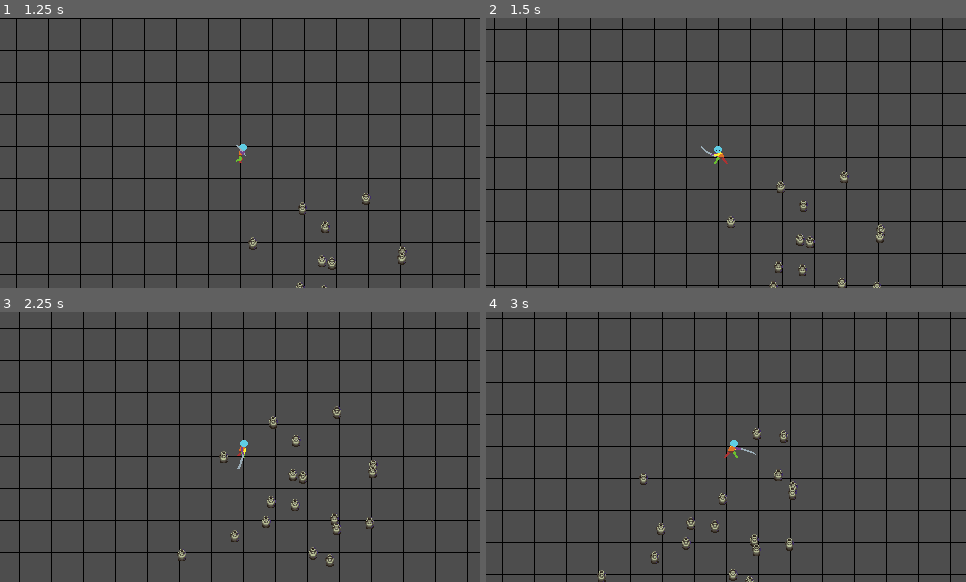
Above: before the commit, frames 1-4 (two rows, left to right).
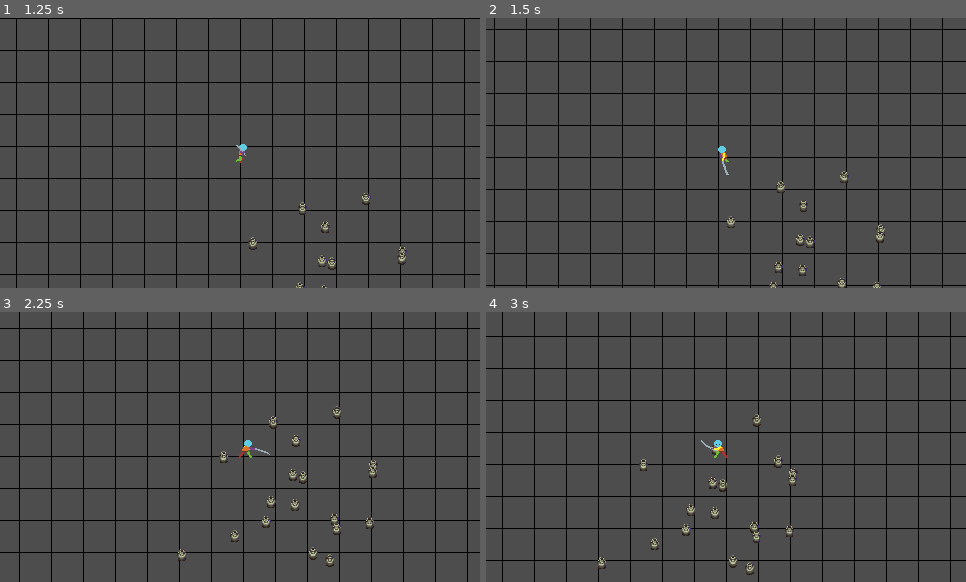
Above: after the commit, the same moments.

Repository: snowfrogdev/game-off-2024
Game: Godot game, scene res://main.tscn
The game is run twice, just before and just after one commit, with the same random seed, the same clock (stepped at 60 frames per second) and the same inputs.
Inputs (mouse positions are in pixels of both pictures, inside the frame that each line leads up to):
- Up to frame 1 (1.25 s): tap Enter at 0.5 s; move the mouse to (345, 139) at 0.52 s; hold D (Move Right) from 0.53 s (still down); click (345, 139) at 0.6 s
- Up to frame 2 (1.5 s): move the mouse to (630, 166) at 1.27 s; release D (Move Right) at 1.28 s; hold S (Move Down) from 1.28 s (still down); click (630, 166) at 1.35 s
- Up to frame 3 (2.25 s): move the mouse to (288, 387) at 2.02 s; release S (Move Down) at 2.03 s; hold D (Move Right) from 2.03 s (still down); click (288, 387) at 2.1 s
- Up to frame 4 (3 s): move the mouse to (702, 501) at 2.77 s; release D (Move Right) at 2.78 s; hold W (Move Up) from 2.78 s (still down); click (702, 501) at 2.85 s

Frame 1 is identical in both runs. In frame 2, 0.2% of the frame differs, in the area x 44-51%, y 47-59%; in frame 3, 0.2%; in frame 4, 7.8%, in the area x 0-100%, y 2-100%.

Commit message:
Refactor player movement and attack handling for improved responsiveness and animation synchronization

Diff:
--- a/player.gd
+++ b/player.gd
@@ -13,20 +13,19 @@
     $AttackAreas/SwordAttackUpArea.connect("area_entered", Callable(self, "_on_attack_area_entered"))
     $AttackAreas/SwordAttackDownArea.connect("area_entered", Callable(self, "_on_attack_area_entered"))
 
-
 func _process(_delta: float) -> void:
-  input = Input.get_vector("Move Left", "Move Right", "Move Up", "Move Down")
-  input = input.normalized()
-  if input != Vector2.ZERO and state != "attacking":
-    state = "moving"
-  elif state != "attacking":
-    state = "idle"
-  if state == "idle" or state == "moving":
-    update_animations()
+    input = Input.get_vector("Move Left", "Move Right", "Move Up", "Move Down")
+    input = input.normalized()
+    if input != Vector2.ZERO and state != "attacking":
+        state = "moving"
+    elif state != "attacking":
+        state = "idle"
+    if state == "idle" or state == "moving":
+        update_animations()
 
 func _physics_process(_delta: float) -> void:
-  velocity = input * SPEED * _delta
-  move_and_slide()
+    velocity = input * SPEED * _delta
+    move_and_slide()
 
 func update_animations() -> void:
     if Input.is_action_just_pressed("Attack") and state != "attacking":
@@ -58,40 +57,50 @@
 
 func handle_attack() -> void:
     state = "attacking"
-    match last_direction:
-        "left":
+    var direction = Vector2.ZERO
+    if Input.is_mouse_button_pressed(MOUSE_BUTTON_LEFT):
+      var mouse_position = get_global_mouse_position()
+      direction = (mouse_position - global_position).normalized()
+    else:
+      direction = input
+
+    if abs(direction.x) > abs(direction.y):
+        if direction.x > 0:
+            $AnimatedSprite2D.play("sword-attack-right")
+            last_direction = "right"
+        else:
             $AnimatedSprite2D.play("sword-attack-left")
-        "right":
-            $AnimatedSprite2D.play("sword-attack-right")
-        "up":
+            last_direction = "left"
+    else:
+        if direction.y > 0:
+            $AnimatedSprite2D.play("sword-attack-down")
+            last_direction = "down"
+        else:
             $AnimatedSprite2D.play("sword-attack-up")
-        "down":
-            $AnimatedSprite2D.play("sword-attack-down")
-
+            last_direction = "up"
 
 func _on_animated_sprite_2d_animation_finished() -> void:
-  if state == "attacking":
-    state = "idle"
-    for child in $AttackAreas.get_children():
-      if child is Area2D:
-        for collider in child.get_children():
-          if collider is CollisionShape2D:
-            collider.disabled = true
-    update_animations()
+    if state == "attacking":
+        state = "idle"
+        for child in $AttackAreas.get_children():
+            if child is Area2D:
+                for collider in child.get_children():
+                    if collider is CollisionShape2D:
+                        collider.disabled = true
+        update_animations()
 
 func _on_animated_sprite_2d_frame_changed() -> void:
-  if $AnimatedSprite2D.frame == 4:
-    match ($AnimatedSprite2D.animation):
-      "sword-attack-left":
-        $AttackAreas/SwordAttackLeftArea/CollisionShape2D.disabled = false
-      "sword-attack-right":
-        $AttackAreas/SwordAttackRightArea/CollisionShape2D.disabled = false
-      "sword-attack-up":
-        $AttackAreas/SwordAttackUpArea/CollisionShape2D.disabled = false
-      "sword-attack-down":
-        $AttackAreas/SwordAttackDownArea/CollisionShape2D.disabled = false
-
+    if $AnimatedSprite2D.frame == 3:
+        match ($AnimatedSprite2D.animation):
+            "sword-attack-left":
+                $AttackAreas/SwordAttackLeftArea/CollisionShape2D.disabled = false
+            "sword-attack-right":
+                $AttackAreas/SwordAttackRightArea/CollisionShape2D.disabled = false
+            "sword-attack-up":
+                $AttackAreas/SwordAttackUpArea/CollisionShape2D.disabled = false
+            "sword-attack-down":
+                $AttackAreas/SwordAttackDownArea/CollisionShape2D.disabled = false
 
 func _on_attack_area_entered(area: Area2D) -> void:
-  if area.is_in_group("Hittable"):
-    $Camera2D.add_trauma(TRAUMA_VALUE)
+    if area.is_in_group("Hittable"):
+        $Camera2D.add_trauma(TRAUMA_VALUE)
